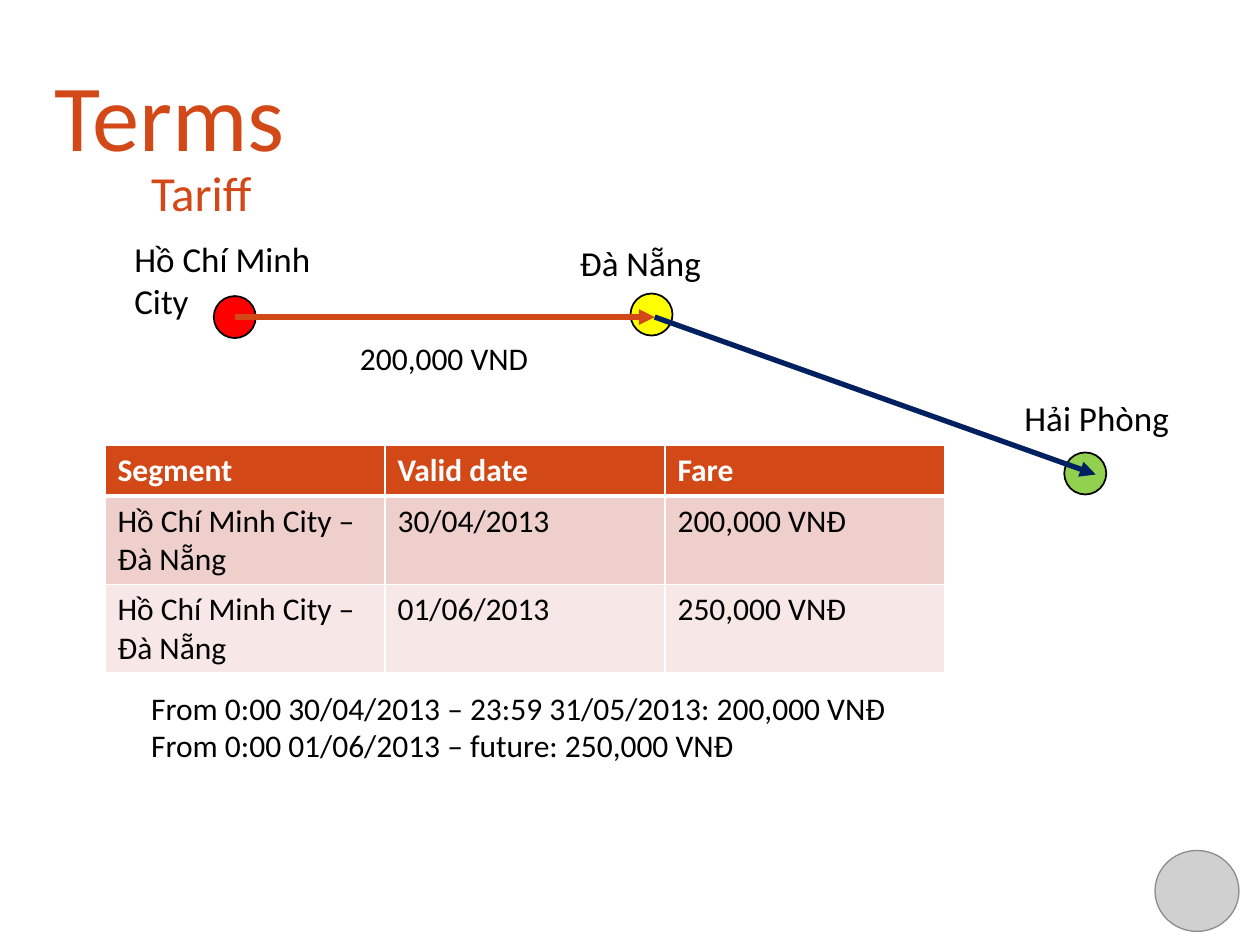
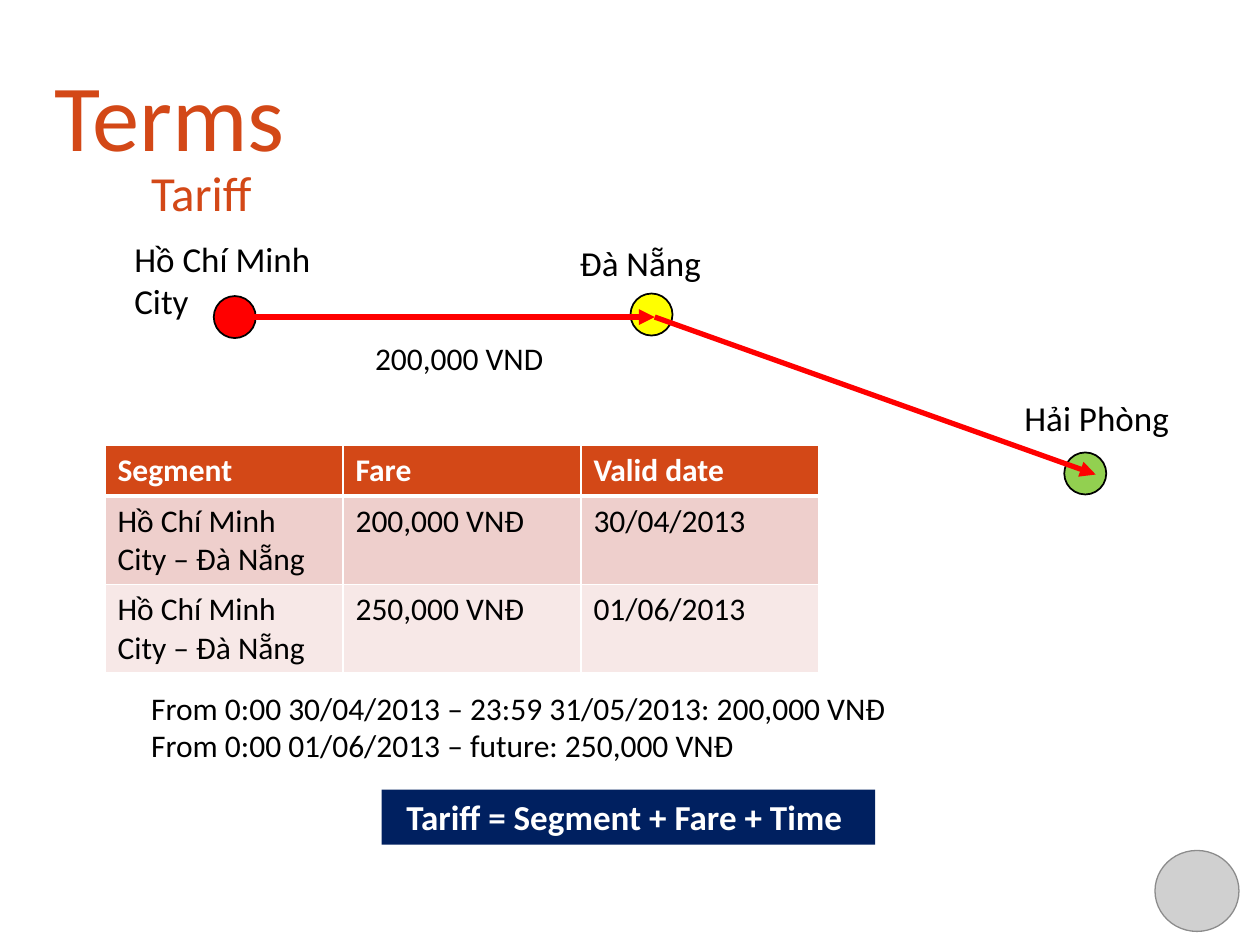
Before and after one commit to khalifandiaye/bus-reservation, a slide deck: slide 7 of WIP/Document/Project Report/Project-Agenda-Team04.pptx. Drawn at 1260x945 pixels with LibreOffice and Linux fonts; fonts in the diff are those of the drawing; grey boxes stand for pictures; background and template pictures are left out. Boxes give left, top, right and bottom in pixels: in the first picture for what was removed or moved away, otherwise in the second. Text is boxed around its words. In the diff, an @@ line names an element or a change of style, - is before the commit and + after.

```diff
--- a/WIP/Document/Project Report/Project-Agenda-Team04.pptx
+++ b/WIP/Document/Project Report/Project-Agenda-Team04.pptx
@@ arrow (234, 318) - (655, 318): stroke #D34817 3 pt to #FF0000 3 pt @@
@@ arrow (655, 318) - (1096, 475): stroke #002060 3 pt to #FF0000 3 pt @@
@@ text "200,000 VND" at box(375, 349, 544, 374): alignment left to centre @@
@@ table at box(105, 445, 819, 673) @@
-row 1, column 2: Valid date
+row 1, column 2: Fare
-row 1, column 3: Fare
+row 1, column 3: Valid date
-row 2, column 2: 30/04/2013
+row 2, column 2: 200,000 VNĐ
-row 2, column 3: 200,000 VNĐ
+row 2, column 3: 30/04/2013
-row 3, column 2: 01/06/2013
+row 3, column 2: 250,000 VNĐ
-row 3, column 3: 250,000 VNĐ
+row 3, column 3: 01/06/2013
@@ table: place and size @@
-table at box(105, 445, 944, 673)
+table at box(105, 445, 819, 673)
@@ rectangle added at box(382, 790, 876, 845), fill #002060, 20 pt, text #FFFFFF, bold @@
+Tariff = Segment + Fare + Time
```
Also in this commit, not shown: 11 other slides changed, 1 slide added, 1 other file.
